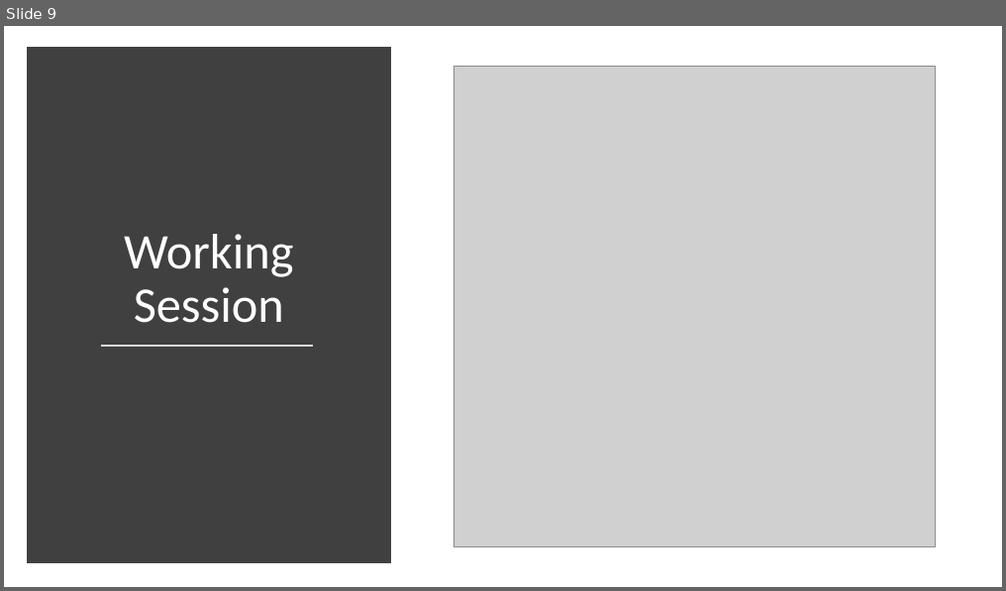
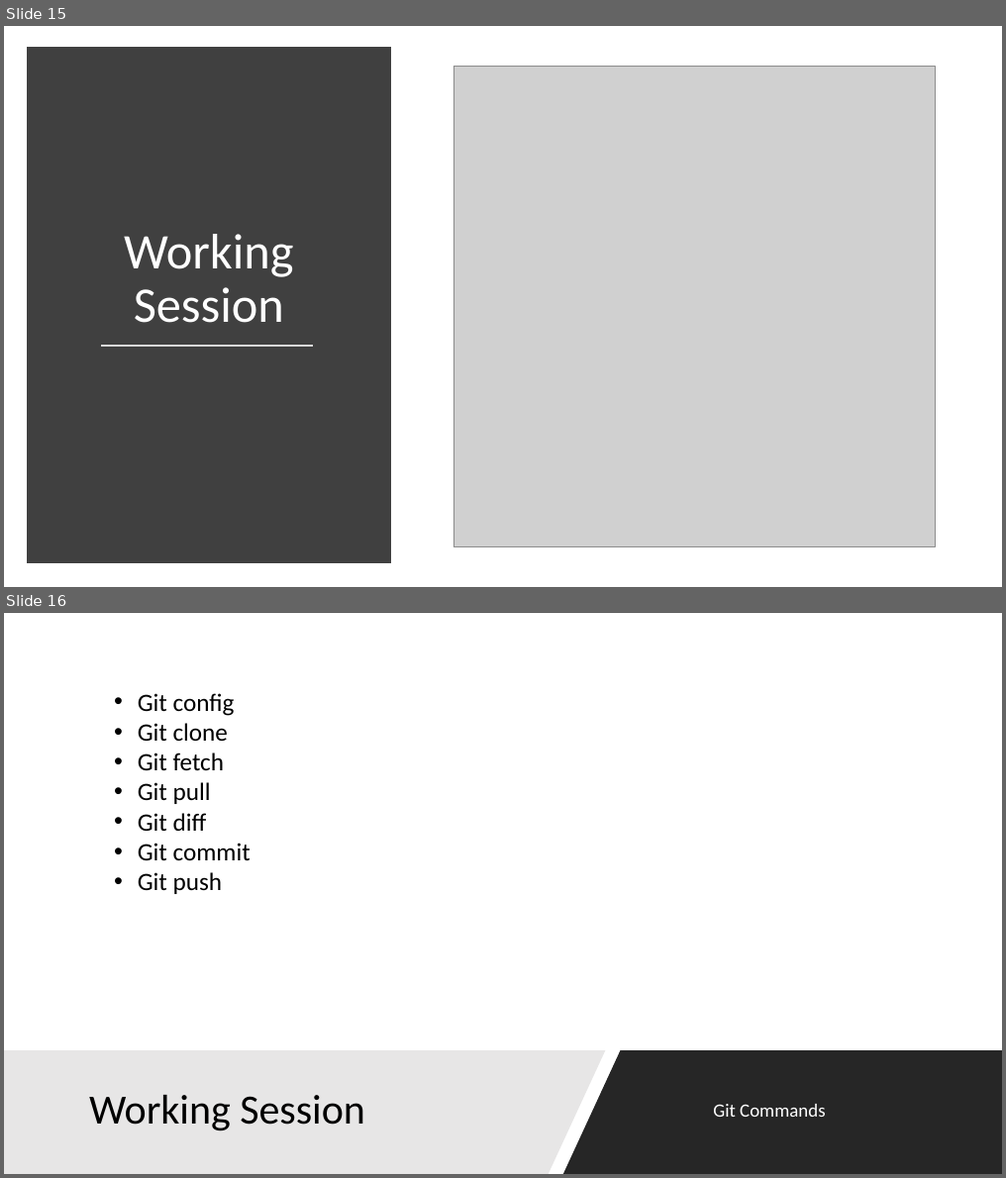
Before and after one commit to niravsh/ptg-gitsession-2017, a slide deck: PennTechnoGrads.pptx. Shown one above the other, each under a label of ours: slide 9 before the commit, slides 15 and 16 after it. The pictures are 1006x591 and 1006x1178 pixels, drawn with LibreOffice and Linux fonts; fonts in the diff are those of the drawing; grey boxes stand for pictures. Boxes give left, top, right and bottom in pixels: in the first picture for what was removed or moved away, otherwise in the second. Text is boxed around its words. In the diff, an @@ line names an element or a change of style, - is before the commit and + after.

```diff
--- a/PennTechnoGrads.pptx
+++ b/PennTechnoGrads.pptx
@@ slide 16 added at [4,613,1002,1174], background #FFFFFF @@
@@ text added at [138,693,251,894], 24 pt, text #000000 @@
+• Git config
+• Git clone
+• Git fetch
+• Git pull
+• Git diff
+• Git commit
+• Git push
@@ freeform shape added at [4,1051,605,1174], fill #E7E6E6 @@
@@ freeform shape added at [563,1051,1002,1174], fill #000000 at 85% opacity @@
@@ title added at [89,1095,365,1132], 40 pt, text #000000 @@
+Working Session
@@ text added at [713,1104,825,1117], 18 pt, text #FFFFFF @@
+Git Commands
@@ what was slide 9 is now slide 15 @@
```
Also in this commit, not shown: 6 slides changed, 8 other slides added, 1 slide removed.
